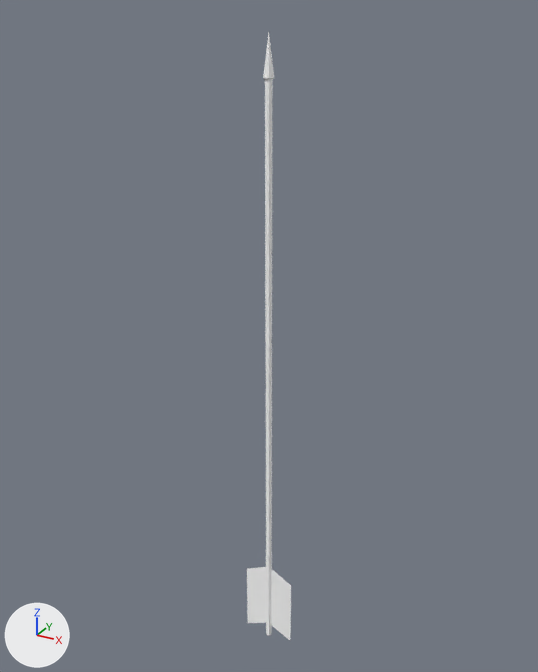
The glTF model apps/client/src/props/art-study/source-natural-arrow/natural-arrow-quiet.glb: old version first, new version second.
Both versions are drawn from a camera (50 mm lens) standing at (0.352, -0.638, 0.738) and looking at (-0.01, 0.019, 0.409). The lights are fixed; the arrows at lower left show +X, +Y and +Z. The picture after the commit comes second. Where no turn or scale is listed for an object, it has been applied to the vertices.

Names of what the first picture shows: 'natural-arrow-quiet runtime mesh'.
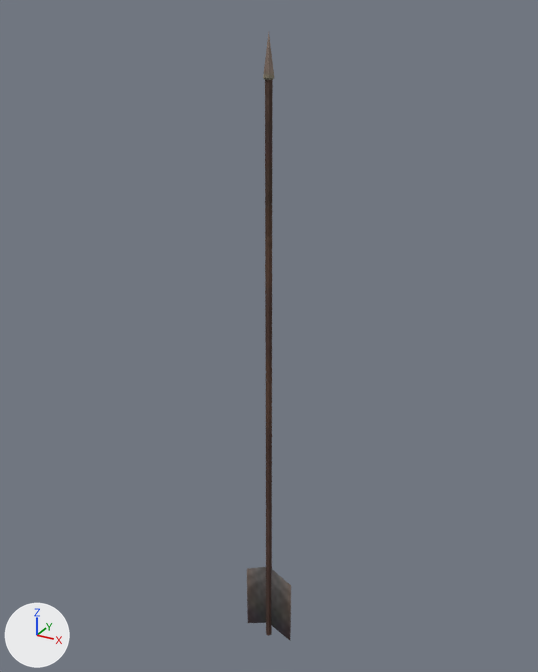
What the commit changed:
Picture 'bow01D' (img_bow01d) is new.
Material 'arrow bowarrowquiver albedo' (mat_arrow_bowarrowquiver_albedo) is new.
Its texture is img_bow01d.
Its roughness is 0.9.
me_circle_001 has 38 vertices, 56 faces and spans x -0.032..0.031, y -0.005..0.005, z -0.283..0.437.
me_circle_001 no longer uses material mat_bowarrowquiver (white #ffffff).
me_circle_001 gains material mat_arrow_bowarrowquiver_albedo (picture img_bow01d).

Changed parts and their boxes (x1, y1, x2, y2) in the pictures (538 x 672 px):
'natural-arrow-quiet runtime mesh', recoloured (darker)
    both: (247, 32, 291, 640)
